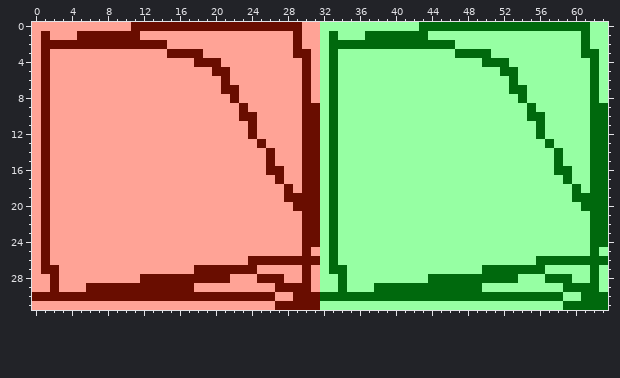
Pixel-art sprite -- res/textures/gui/buttons.png. The picture above is the old version.
The file is 64x32 pixels.
New version:
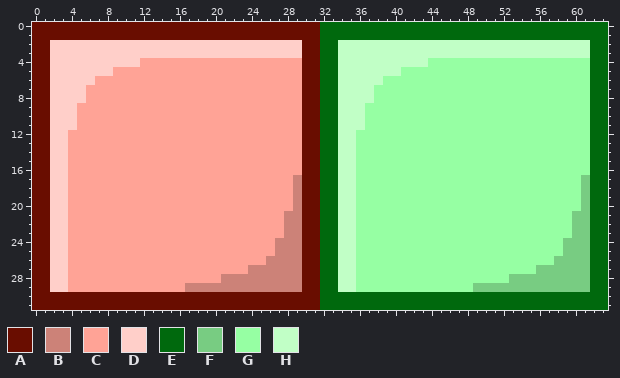
Palette (. is transparent): A #690d00  B #cc8278  C #ffa396  D #ffcfc9  E #00690d  F #78cc82  G #96ffa3  H #c1ffc6
Diff:
@@ x 0..63 @@
- 0 CCCCCCCCCCCAAAAAAAAAAAAAAAAAAACCGGGGGGGGGGGEEEEEEEEEEEEEEEEEEEGG
- 1 CACCCAAAAAAACCCCCCCCCCCCCCCCCACCGEGGGEEEEEEEGGGGGGGGGGGGGGGGGEGG
- 2 CAAAAAAAAAAAAAACCCCCCCCCCCCCCACCGEEEEEEEEEEEEEEGGGGGGGGGGGGGGEGG
- 3 CACCCCCCCCCCCCCAAAACCCCCCCCCCAACGEGGGGGGGGGGGGGEEEEGGGGGGGGGGEEG
- 4 CACCCCCCCCCCCCCCCCAAACCCCCCCCCACGEGGGGGGGGGGGGGGGGEEEGGGGGGGGGEG
- 5 CACCCCCCCCCCCCCCCCCCAACCCCCCCCACGEGGGGGGGGGGGGGGGGGGEEGGGGGGGGEG
- 6 CACCCCCCCCCCCCCCCCCCCACCCCCCCCACGEGGGGGGGGGGGGGGGGGGGEGGGGGGGGEG
- 7 CACCCCCCCCCCCCCCCCCCCAACCCCCCCACGEGGGGGGGGGGGGGGGGGGGEEGGGGGGGEG
- 8 CACCCCCCCCCCCCCCCCCCCCACCCCCCCACGEGGGGGGGGGGGGGGGGGGGGEGGGGGGGEG
- 9 CACCCCCCCCCCCCCCCCCCCCCACCCCCCAAGEGGGGGGGGGGGGGGGGGGGGGEGGGGGGEE
-10 CACCCCCCCCCCCCCCCCCCCCCAACCCCCAAGEGGGGGGGGGGGGGGGGGGGGGEEGGGGGEE
-11 CACCCCCCCCCCCCCCCCCCCCCCACCCCCAAGEGGGGGGGGGGGGGGGGGGGGGGEGGGGGEE
-12 CACCCCCCCCCCCCCCCCCCCCCCACCCCCAAGEGGGGGGGGGGGGGGGGGGGGGGEGGGGGEE
-13 CACCCCCCCCCCCCCCCCCCCCCCCACCCCAAGEGGGGGGGGGGGGGGGGGGGGGGGEGGGGEE
-14 CACCCCCCCCCCCCCCCCCCCCCCCCACCCAAGEGGGGGGGGGGGGGGGGGGGGGGGGEGGGEE
-15 CACCCCCCCCCCCCCCCCCCCCCCCCACCCAAGEGGGGGGGGGGGGGGGGGGGGGGGGEGGGEE
-16 CACCCCCCCCCCCCCCCCCCCCCCCCAACCAAGEGGGGGGGGGGGGGGGGGGGGGGGGEEGGEE
-17 CACCCCCCCCCCCCCCCCCCCCCCCCCACCAAGEGGGGGGGGGGGGGGGGGGGGGGGGGEGGEE
-18 CACCCCCCCCCCCCCCCCCCCCCCCCCCACAAGEGGGGGGGGGGGGGGGGGGGGGGGGGGEGEE
-19 CACCCCCCCCCCCCCCCCCCCCCCCCCCAAAAGEGGGGGGGGGGGGGGGGGGGGGGGGGGEEEE
-20 CACCCCCCCCCCCCCCCCCCCCCCCCCCCAAAGEGGGGGGGGGGGGGGGGGGGGGGGGGGGEEE
-21 CACCCCCCCCCCCCCCCCCCCCCCCCCCCCAAGEGGGGGGGGGGGGGGGGGGGGGGGGGGGGEE
-22 CACCCCCCCCCCCCCCCCCCCCCCCCCCCCAAGEGGGGGGGGGGGGGGGGGGGGGGGGGGGGEE
-23 CACCCCCCCCCCCCCCCCCCCCCCCCCCCCAAGEGGGGGGGGGGGGGGGGGGGGGGGGGGGGEE
-24 CACCCCCCCCCCCCCCCCCCCCCCCCCCCCAAGEGGGGGGGGGGGGGGGGGGGGGGGGGGGGEE
-25 CACCCCCCCCCCCCCCCCCCCCCCCCCCCCACGEGGGGGGGGGGGGGGGGGGGGGGGGGGGGEG
-26 CACCCCCCCCCCCCCCCCCCCCCCAAAAAAAAGEGGGGGGGGGGGGGGGGGGGGGGEEEEEEEE
-27 CAACCCCCCCCCCCCCCCAAAAAAACCCCCACGEEGGGGGGGGGGGGGGGEEEEEEEGGGGGEG
-28 CCACCCCCCCCCAAAAAAAAAACCCAAACCACGGEGGGGGGGGGEEEEEEEEEEGGGEEEGGEG
-29 CCACCCAAAAAAAAAAAACCCCCCCCCAAAACGGEGGGEEEEEEEEEEEEGGGGGGGGGEEEEG
-30 AAAAAAAAAAAAAAAAAAAAAAAAAAACCAAAEEEEEEEEEEEEEEEEEEEEEEEEEEEGGEEE
-31 CCCCCCCCCCCCCCCCCCCCCCCCCCCAAAAAGGGGGGGGGGGGGGGGGGGGGGGGGGGEEEEE
+ 0 AAAAAAAAAAAAAAAAAAAAAAAAAAAAAAAAEEEEEEEEEEEEEEEEEEEEEEEEEEEEEEEE
+ 1 AAAAAAAAAAAAAAAAAAAAAAAAAAAAAAAAEEEEEEEEEEEEEEEEEEEEEEEEEEEEEEEE
+ 2 AADDDDDDDDDDDDDDDDDDDDDDDDDDDDAAEEHHHHHHHHHHHHHHHHHHHHHHHHHHHHEE
+ 3 AADDDDDDDDDDDDDDDDDDDDDDDDDDDDAAEEHHHHHHHHHHHHHHHHHHHHHHHHHHHHEE
+ 4 AADDDDDDDDDDCCCCCCCCCCCCCCCCCCAAEEHHHHHHHHHHGGGGGGGGGGGGGGGGGGEE
+ 5 AADDDDDDDCCCCCCCCCCCCCCCCCCCCCAAEEHHHHHHHGGGGGGGGGGGGGGGGGGGGGEE
+ 6 AADDDDDCCCCCCCCCCCCCCCCCCCCCCCAAEEHHHHHGGGGGGGGGGGGGGGGGGGGGGGEE
+ 7 AADDDDCCCCCCCCCCCCCCCCCCCCCCCCAAEEHHHHGGGGGGGGGGGGGGGGGGGGGGGGEE
+ 8 AADDDDCCCCCCCCCCCCCCCCCCCCCCCCAAEEHHHHGGGGGGGGGGGGGGGGGGGGGGGGEE
+ 9 AADDDCCCCCCCCCCCCCCCCCCCCCCCCCAAEEHHHGGGGGGGGGGGGGGGGGGGGGGGGGEE
+10 AADDDCCCCCCCCCCCCCCCCCCCCCCCCCAAEEHHHGGGGGGGGGGGGGGGGGGGGGGGGGEE
+11 AADDDCCCCCCCCCCCCCCCCCCCCCCCCCAAEEHHHGGGGGGGGGGGGGGGGGGGGGGGGGEE
+12 AADDCCCCCCCCCCCCCCCCCCCCCCCCCCAAEEHHGGGGGGGGGGGGGGGGGGGGGGGGGGEE
+13 AADDCCCCCCCCCCCCCCCCCCCCCCCCCCAAEEHHGGGGGGGGGGGGGGGGGGGGGGGGGGEE
+14 AADDCCCCCCCCCCCCCCCCCCCCCCCCCCAAEEHHGGGGGGGGGGGGGGGGGGGGGGGGGGEE
+15 AADDCCCCCCCCCCCCCCCCCCCCCCCCCCAAEEHHGGGGGGGGGGGGGGGGGGGGGGGGGGEE
+16 AADDCCCCCCCCCCCCCCCCCCCCCCCCCCAAEEHHGGGGGGGGGGGGGGGGGGGGGGGGGGEE
+17 AADDCCCCCCCCCCCCCCCCCCCCCCCCCBAAEEHHGGGGGGGGGGGGGGGGGGGGGGGGGFEE
+18 AADDCCCCCCCCCCCCCCCCCCCCCCCCCBAAEEHHGGGGGGGGGGGGGGGGGGGGGGGGGFEE
+19 AADDCCCCCCCCCCCCCCCCCCCCCCCCCBAAEEHHGGGGGGGGGGGGGGGGGGGGGGGGGFEE
+20 AADDCCCCCCCCCCCCCCCCCCCCCCCCCBAAEEHHGGGGGGGGGGGGGGGGGGGGGGGGGFEE
+21 AADDCCCCCCCCCCCCCCCCCCCCCCCCBBAAEEHHGGGGGGGGGGGGGGGGGGGGGGGGFFEE
+22 AADDCCCCCCCCCCCCCCCCCCCCCCCCBBAAEEHHGGGGGGGGGGGGGGGGGGGGGGGGFFEE
+23 AADDCCCCCCCCCCCCCCCCCCCCCCCCBBAAEEHHGGGGGGGGGGGGGGGGGGGGGGGGFFEE
+24 AADDCCCCCCCCCCCCCCCCCCCCCCCBBBAAEEHHGGGGGGGGGGGGGGGGGGGGGGGFFFEE
+25 AADDCCCCCCCCCCCCCCCCCCCCCCCBBBAAEEHHGGGGGGGGGGGGGGGGGGGGGGGFFFEE
+26 AADDCCCCCCCCCCCCCCCCCCCCCCBBBBAAEEHHGGGGGGGGGGGGGGGGGGGGGGFFFFEE
+27 AADDCCCCCCCCCCCCCCCCCCCCBBBBBBAAEEHHGGGGGGGGGGGGGGGGGGGGFFFFFFEE
+28 AADDCCCCCCCCCCCCCCCCCBBBBBBBBBAAEEHHGGGGGGGGGGGGGGGGGFFFFFFFFFEE
+29 AADDCCCCCCCCCCCCCBBBBBBBBBBBBBAAEEHHGGGGGGGGGGGGGFFFFFFFFFFFFFEE
+30 AAAAAAAAAAAAAAAAAAAAAAAAAAAAAAAAEEEEEEEEEEEEEEEEEEEEEEEEEEEEEEEE
+31 AAAAAAAAAAAAAAAAAAAAAAAAAAAAAAAAEEEEEEEEEEEEEEEEEEEEEEEEEEEEEEEE
Boxes around the changes in both pictures, in picture pixels (x1, y1, x2, y2):
changed: (32, 22, 608, 310)
